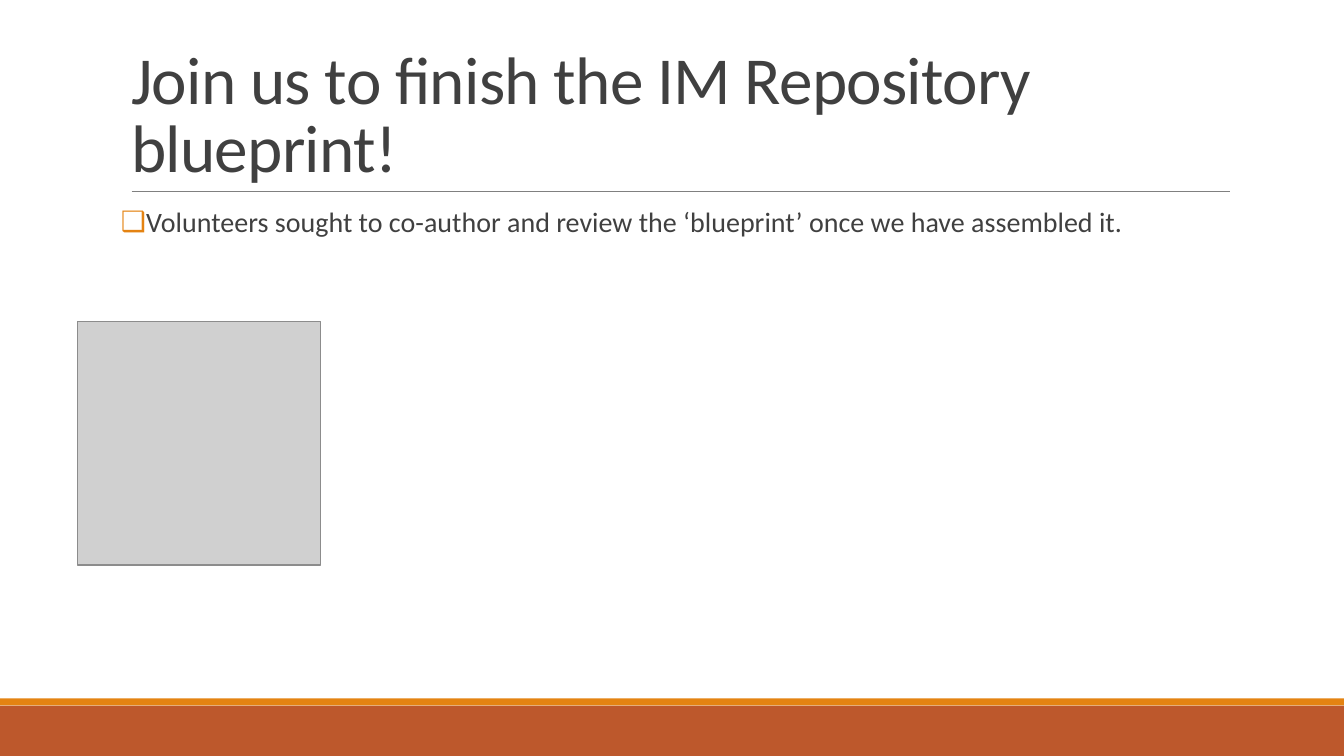
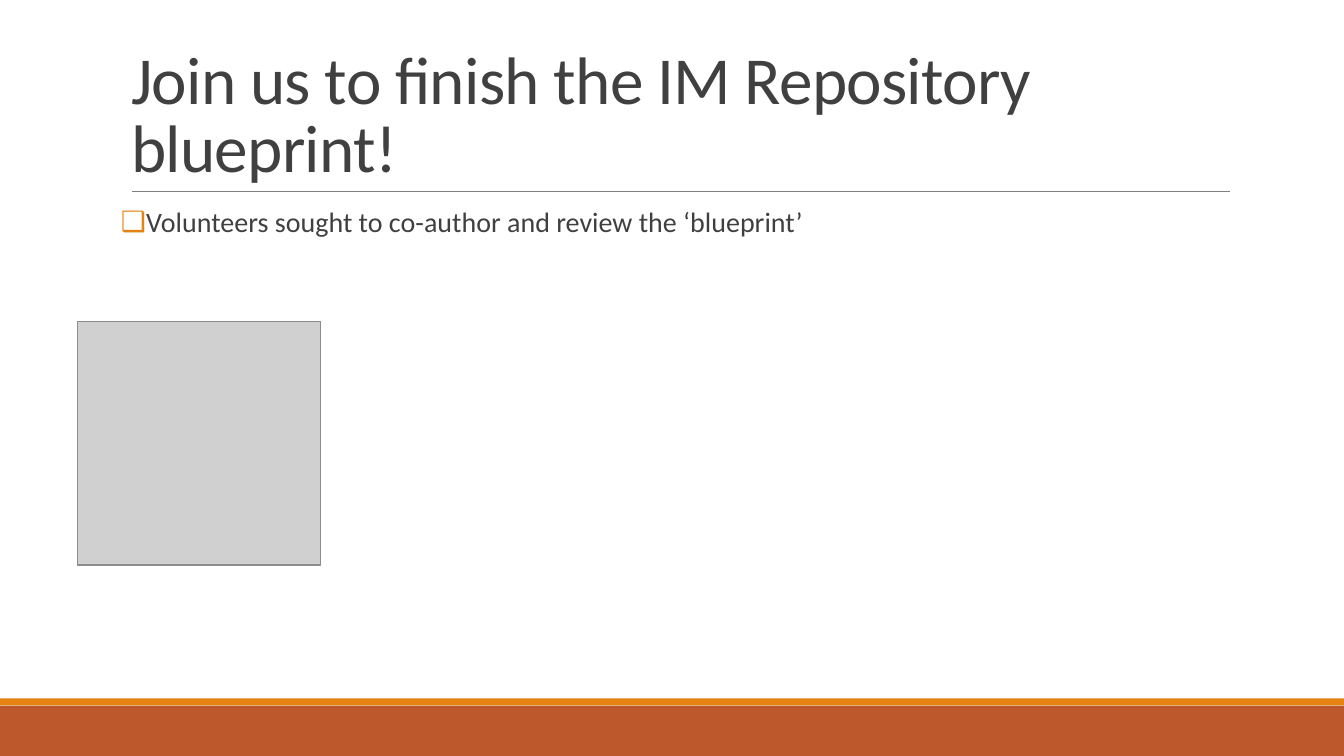
Before and after one commit to vanderbi/codeLibrary, a slide deck: slide 10 of Building an Information Management Code Library.pptx (slide 9 before the commit). Drawn at 1344x756 pixels with LibreOffice and Linux fonts; fonts in the diff are those of the drawing; grey boxes stand for pictures; background and template pictures are left out. Boxes give left, top, right and bottom in pixels: in the first picture for what was removed or moved away, otherwise in the second. Text is boxed around its words. In the diff, an @@ line names an element or a change of style, - is before the commit and + after.

```diff
--- a/Building an Information Management Code Library.pptx
+++ b/Building an Information Management Code Library.pptx
@@ text at bbox=[146, 212, 802, 237]: text changed @@
-❑ Volunteers sought to co-author and review the ‘blueprint’ once we have assembled it.
+❑ Volunteers sought to co-author and review the ‘blueprint’
```
Also in this commit, not shown: 4 other slides changed, 2 slides added, 1 slide removed.
